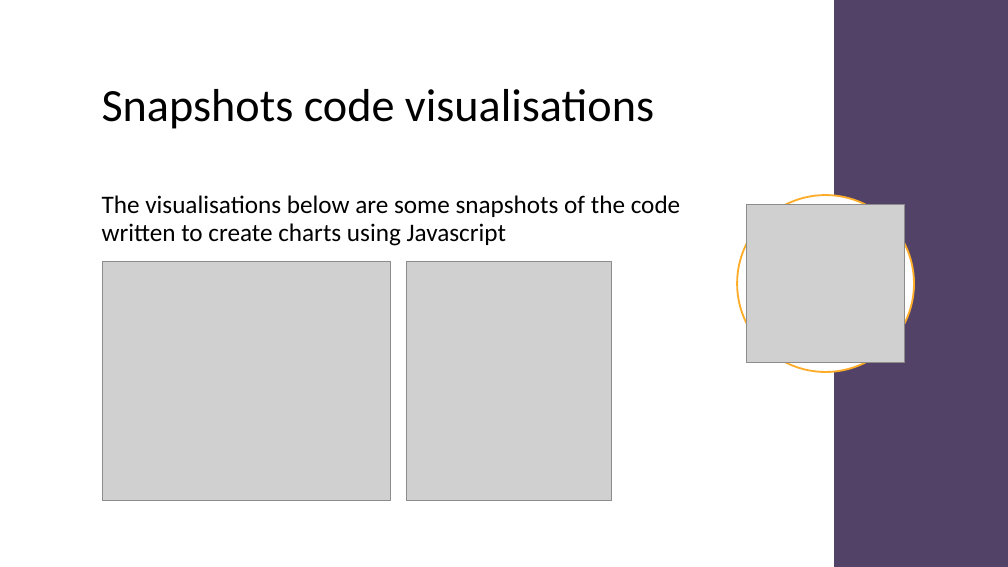
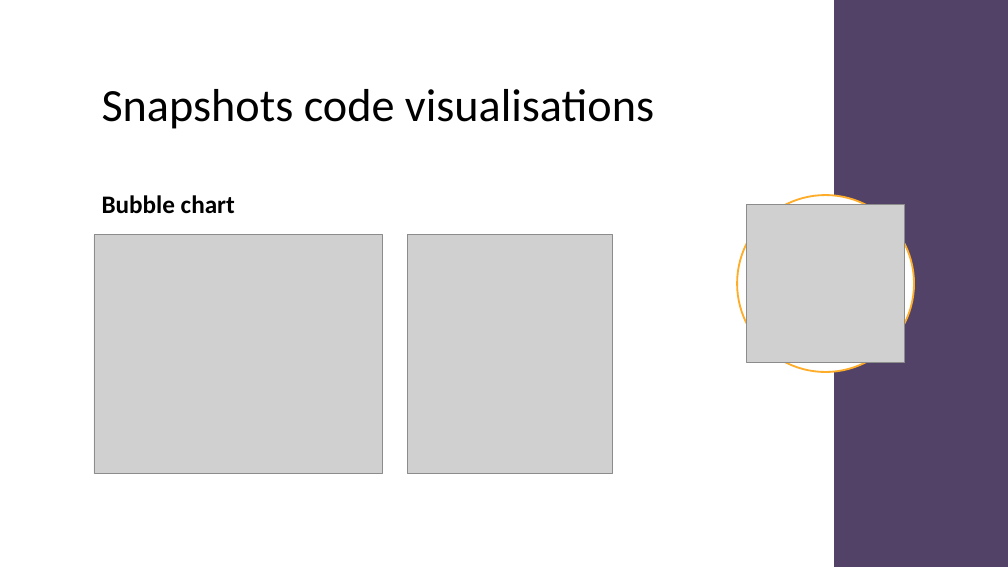
Before and after one commit to dan1ellec/Project-2, a slide deck: slide 14 of Australian Marriage Law Postal Survey 2017.pptx (slide 9 before the commit). Drawn at 1008x567 pixels with LibreOffice and Linux fonts; fonts in the diff are those of the drawing; grey boxes stand for pictures. Boxes give left, top, right and bottom in pixels: in the first picture for what was removed or moved away, otherwise in the second. Text is boxed around its words. In the diff, an @@ line names an element or a change of style, - is before the commit and + after.

```diff
--- a/Australian Marriage Law Postal Survey 2017.pptx
+++ b/Australian Marriage Law Postal Survey 2017.pptx
@@ text at [102,195,235,214]: text changed; bold on @@
-The visualisations below are some snapshots of the code written to create charts using Javascript
+Bubble chart
@@ picture: place and size @@
-picture at [103,262,391,501]
+picture at [94,234,382,473]
@@ picture: place and size @@
-picture at [407,262,613,501]
+picture at [408,234,613,473]
```
Also in this commit, not shown: 9 other slides changed, 9 slides added, 3 slides removed.
